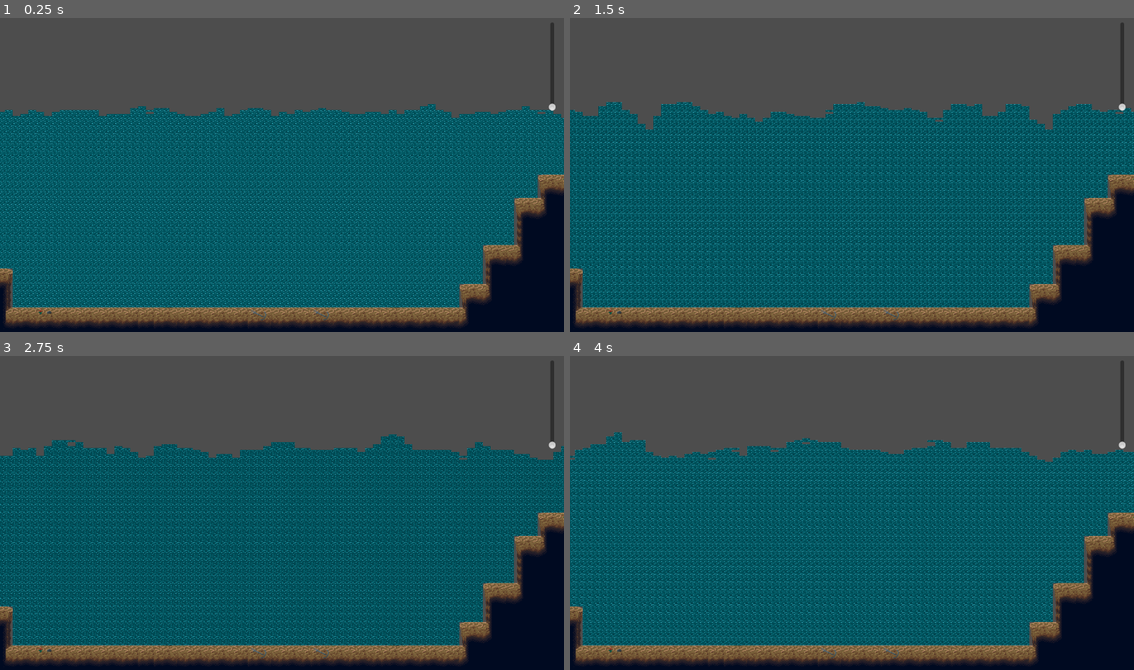
Above: before the commit, frames 1-4 (two rows, left to right).
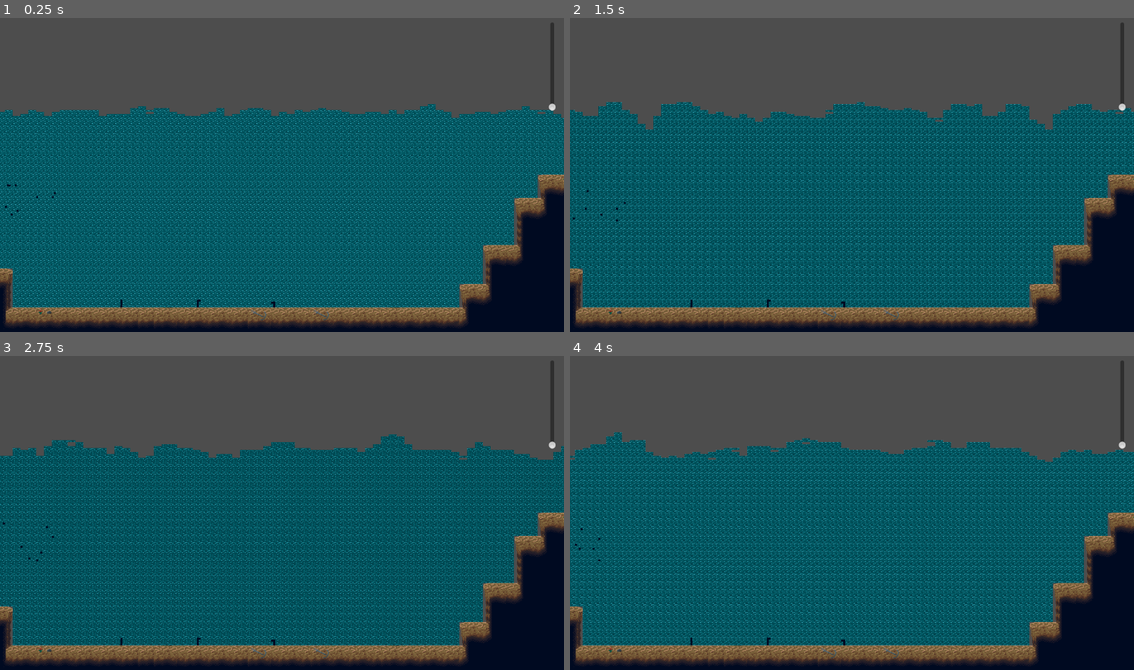
Above: after the commit, the same moments.

Repository: ValentinBirth/Korallenwachstum
Game: Godot game, scene res://scenes/main.tscn
The game is run twice, just before and just after one commit, with the same random seed, the same clock (stepped at 60 frames per second) and the same inputs.
Inputs (mouse positions are in pixels of both pictures, inside the frame that each line leads up to):
- Up to frame 1 (0.25 s): no input
- Up to frame 2 (1.5 s): move the mouse to (976, 159) at 0.52 s; hold Right (ui_right) 0.53-1.28 s; click (976, 159) at 0.6 s; move the mouse to (739, 190) at 1.27 s; hold Down (ui_down) from 1.28 s (still down); right-click (739, 190) at 1.35 s
- Up to frame 3 (2.75 s): move the mouse to (338, 440) at 2.02 s; release Down (ui_down) at 2.03 s; hold Right (ui_right) from 2.03 s (still down); tap Mouse wheel up (zoom_in) at 2.1 s
- Up to frame 4 (4 s): move the mouse to (823, 575) at 2.77 s; release Right (ui_right) at 2.78 s; hold Up (ui_up) 2.78-3.53 s; tap Mouse wheel down (zoom_out) at 2.85 s; move the mouse to (1021, 560) at 3.52 s; hold Left (ui_left) from 3.53 s (still down); click (1021, 560) at 3.6 s

The runs differ from the first frame. In frame 1, less than 0.1% of the frame differs, in the area x 0-49%, y 53-93%; in frame 2, less than 0.1%; in frame 3, less than 0.1%; in frame 4, less than 0.1%.

Commit message:
Partikel bewegen sich wieder

Diff:
--- a/scenes/main/code/CoralSimulation.gd
+++ b/scenes/main/code/CoralSimulation.gd
@@ -1,17 +1,17 @@
 extends Object
 
 class_name CoralSimulation
+
 @export var particle_count: int = 100
 @export var growth_rate: float = 0.05
 
 var coral_source_id: int
 var coral_atlas_coord = Vector2i(23, 5)  # Coral tile atlas coords
-#var particle_atlas_coord = Vector2i(0, 0)  # Particle tile atlas coords
-var particle_atlas_coord = Vector2i(21, 5)
+var particle_atlas_coord = Vector2i(21, 5)  # Particle tile atlas coords
 
-# Dictionary to store corals
-var cells = {}  # Dictionary of Vector2i -> WaterCell
-var particles = {}  # Track active particles
+# Dictionaries zur Speicherung der Korallen und Partikel
+var cells = {}  # Dictionary: Vector2i -> Coral
+var particles = {}  # Dictionary: Vector2i -> 1 (existierende Partikel)
 
 # Setup initial coral tiles
 func setCells(new_cells):
@@ -37,12 +37,11 @@
 # Move particles randomly (with radial growth and branching)
 func move_particles():
 	print("Timer triggered - moving particles...")
-	var remaining_particles = []
+	var remaining_particles = {}
 
-	# Radial movement: particles will spread out from the origin
-	for particle_pos in particles:
-		print("Moving particle at: ", particle_pos)  # Ausgabe, um Positionen der Partikel zu prüfen
-		# Determine the direction of growth (radially outwards)
+	for particle_pos in particles.keys():  # Iteriere über bestehende Partikel
+		print("Moving particle at: ", particle_pos)
+
 		var directions = [
 			Vector2i(0, -1), Vector2i(1, 0),
 			Vector2i(-1, 0), Vector2i(0, 1),
@@ -51,7 +50,6 @@
 		]
 		directions.shuffle()
 
-		# Check if the particle touches existing coral — not other particles
 		var stuck = false
 		for offset in directions:
 			var neighbor_pos = particle_pos + offset
@@ -68,18 +66,12 @@
 
 			# Check if new position is within the permitted area and no particle exists there
 			if (
-				new_pos.x >= -10 and new_pos.x <= 100
-				and new_pos.y >= 93 and new_pos.y <= 113
-				and !particles.has(new_pos) # Make sure it's empty
+				new_pos.x >= -253 and new_pos.x <= -26
+				and new_pos.y >= 50 and new_pos.y <= 70
+				and !particles.has(new_pos)
 			):
-				particles.erase(particle_pos)
-				remaining_particles.append(new_pos)
+				remaining_particles[new_pos] = 1  # Partikel bewegt sich
 			else:
-				remaining_particles.append(particle_pos)
+				remaining_particles[particle_pos] = 1  # Falls keine Bewegung möglich, bleibt es stehen
 
-
-	var new_particles = {}
-	for pos in remaining_particles:
-		new_particles[pos] = 1  # Oder eine sinnvolle Zahl
-
-	particles = new_particles
+	particles = remaining_particles  # Aktualisiere Partikel-Liste
--- a/scenes/main/code/main.gd
+++ b/scenes/main/code/main.gd
@@ -97,10 +97,10 @@
 	var particles = coral_simulation.getParticles()
 
 	for coral in corals.keys():
-		coral_layer.set_cell(coral,1,Vector2i(21,5))
+		coral_layer.set_cell(coral,0,Vector2i(21,5))
 
 	for particle in particles.keys():
-		coral_layer.set_cell(particle,1,Vector2i(3,15))
+		coral_layer.set_cell(particle,0,Vector2i(21,5))
 
 func get_tile_id_for_value(water_cell: WaterSimulation.WaterCell) -> Vector2i:
 	# Calculate visual representation based on water and salt values
